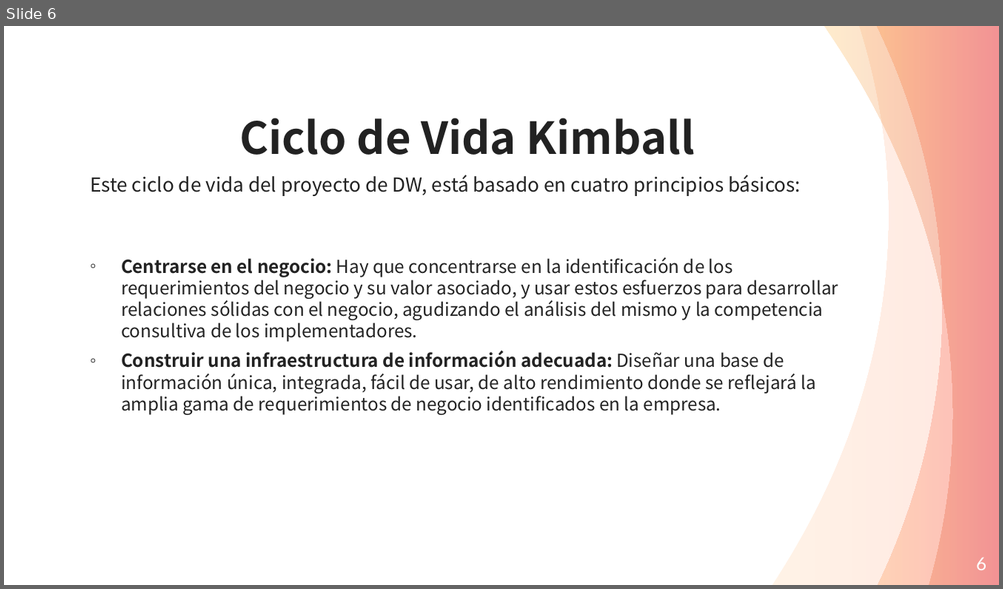
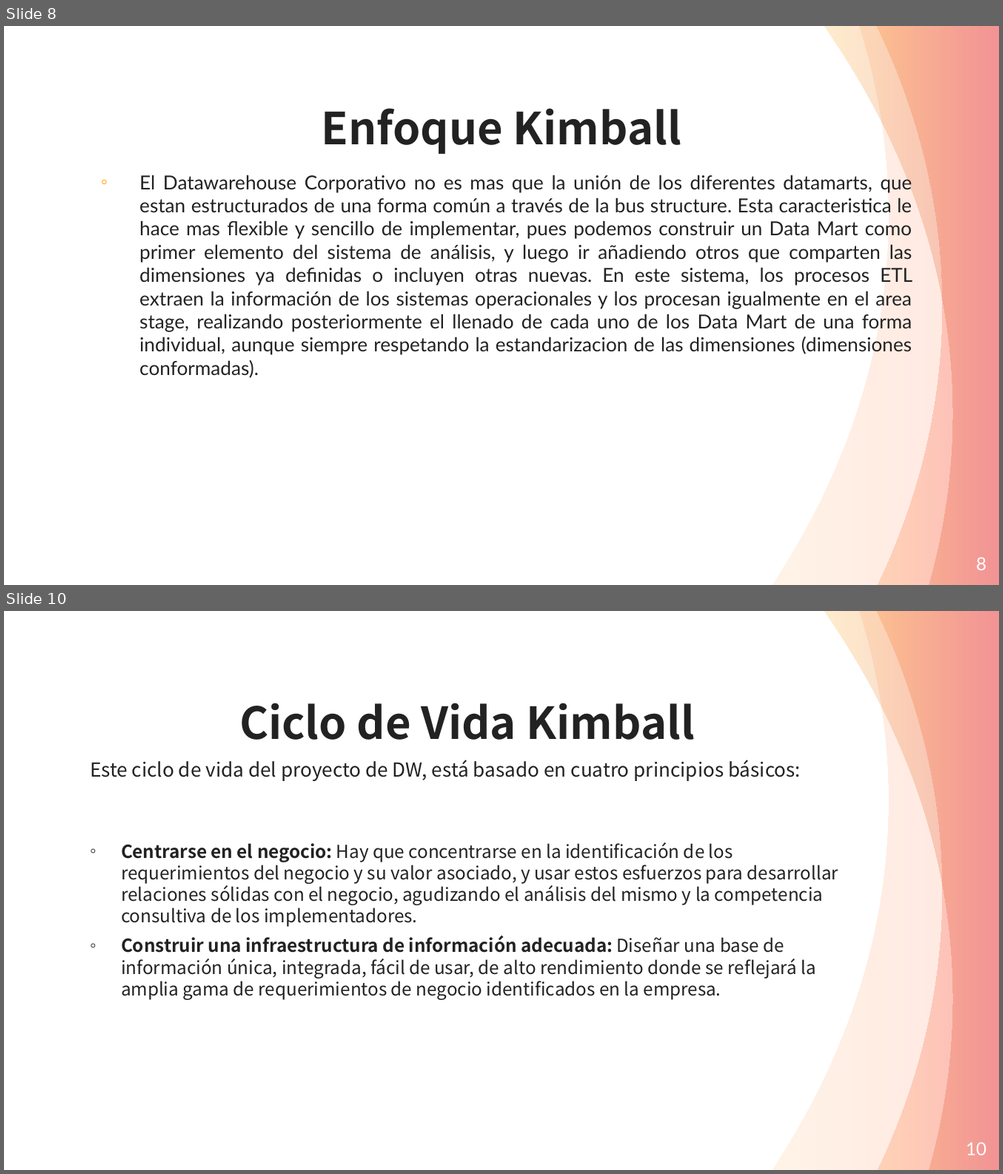
Before and after one commit to Andre-Reinoso/Inmon-vs-Kimball, a slide deck: Inmon-vs-Kimball.pptx. Shown one above the other, each under a label of ours: slide 6 before the commit, slides 8 and 10 after it; the slides between them are not shown. The pictures are 1003x589 and 1003x1174 pixels, drawn with LibreOffice and Linux fonts; fonts in the diff are those of the drawing. Boxes give left, top, right and bottom in pixels: in the first picture for what was removed or moved away, otherwise in the second. Text is boxed around its words. In the diff, an @@ line names an element or a change of style, - is before the commit and + after.

```diff
--- a/Inmon-vs-Kimball.pptx
+++ b/Inmon-vs-Kimball.pptx
@@ slide 8 added at [4, 26, 999, 585], background #FFFFFF; not listed: 3 template elements that a slide beside it also shows @@
@@ text added at [321, 108, 681, 154], 32 pt, text #222222, bold @@
+Enfoque Kimball
@@ text added at [139, 173, 912, 378], 14 pt, text #222222 @@
+◦ El Datawarehouse Corporativo no es mas que la unión de los diferentes datamarts, que estan estructurados de una forma común a través de la bus structure. Esta caracteristica le hace mas flexible y sencillo de implementar, pues podemos construir un Data Mart como primer elemento del sistema de análisis, y luego ir añadiendo otros que comparten las dimensiones ya definidas o incluyen otras nuevas. En este sistema, los procesos ETL extraen la información de los sistemas operacionales y los procesan igualmente en el area stage, realizando posteriormente el llenado de cada uno de los Data Mart de una forma individual, aunque siempre respetando la estandarizacion de las dimensiones (dimensiones conformadas).
@@ page number added at [976, 557, 986, 571], 13 pt, text #FFFFFF @@
+8
@@ what was slide 6 is now slide 10 @@
@@ page number at [965, 1142, 986, 1156]: text changed @@
-6
+10
```
Also in this commit, not shown: 1 slide changed, 3 other slides added.
